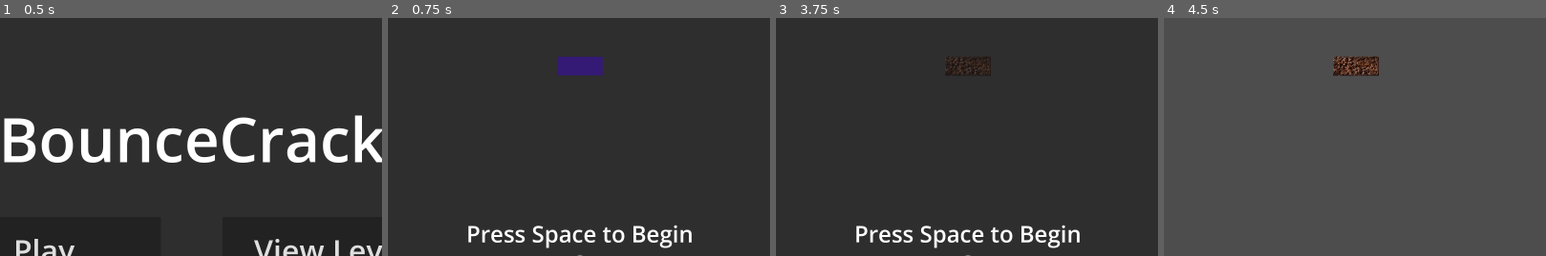
Above: before the commit, frames 1-4 (left to right).
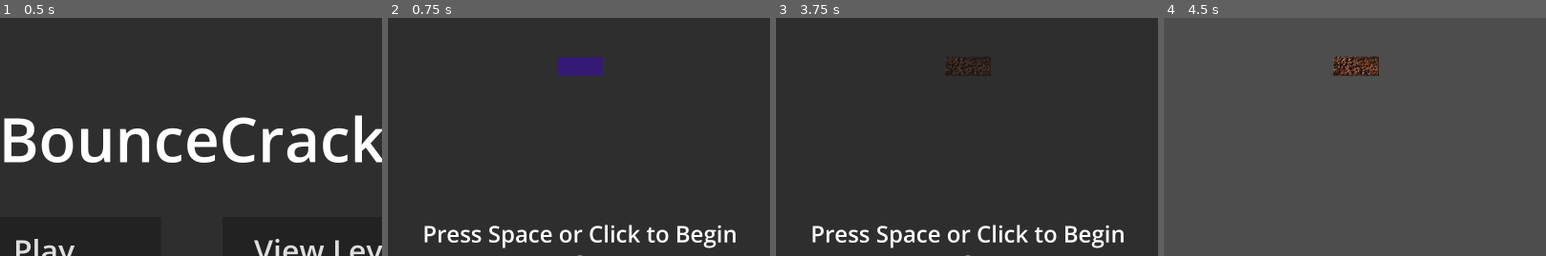
Above: after the commit, the same moments.

Repository: acmattson3/bounce-crack
Game: Godot game, scene res://menu/menu.tscn
Same seed, same stepped clock (60 frames per second), same inputs: the game is played once before the commit and once after it.
Inputs (mouse positions are % of the whole screen's width and height, from its top left):
- Up to frame 1 (0.5 s): no input
- Up to frame 2 (0.75 s): click "Play" at 0.5 s
- Up to frame 3 (3.75 s): click "Restart" at 1.25 s; click "Restart" at 2 s; click "Restart" at 2.75 s; click "Brownie Mode" at 3.5 s
- Up to frame 4 (4.5 s): tap Space (space) at 4.25, 4.35 s; move the mouse to (72, 45) at 4.27 s; hold Right (paddle_right) from 4.28 s (still down); click (72, 45) at 4.42 s
The pictures show only the part of the screen within x 25-75%, y 11-61%; the shares and areas given below are measured in that part.

Frame 1 is identical in both runs. In frame 2, 3.2% of the frame differs, in the area x 9-91%, y 86-97%; in frame 3, 3.2%; in frame 4, nothing differs.

Commit message:
Added touch support, walls.

Diff:
--- a/bouncecrack/levels/base_level.tscn
+++ b/bouncecrack/levels/base_level.tscn
@@ -21,6 +21,29 @@
 zoom = Vector2(0.5, 0.5)
 
 [node name="LevelWalls2D" type="StaticBody2D" parent="."]
+
+[node name="ColorRect" type="ColorRect" parent="LevelWalls2D"]
+custom_minimum_size = Vector2(0, 2000)
+offset_left = -1640.0
+offset_top = -1000.0
+offset_right = -1600.0
+offset_bottom = 1000.0
+color = Color(0, 0, 0, 1)
+
+[node name="ColorRect2" type="ColorRect" parent="LevelWalls2D"]
+custom_minimum_size = Vector2(0, 2000)
+offset_left = 1600.0
+offset_top = -1000.0
+offset_right = 1640.0
+offset_bottom = 1000.0
+color = Color(0, 0, 0, 1)
+
+[node name="ColorRect3" type="ColorRect" parent="LevelWalls2D"]
+offset_left = -1640.0
+offset_top = -1040.0
+offset_right = 1640.0
+offset_bottom = -1000.0
+color = Color(0, 0, 0, 1)
 
 [node name="CollisionShape2D" type="CollisionShape2D" parent="LevelWalls2D"]
 position = Vector2(1650, 0)
--- a/bouncecrack/pause/pause.gd
+++ b/bouncecrack/pause/pause.gd
@@ -14,6 +14,11 @@
 	if EventHandler.brownie_mode:
 		$VBoxContainer/HBoxContainer2/ToggleBrownies.set_pressed_no_signal(true)
 	get_tree().paused = true
+
+func _on_gui_input(event: InputEvent) -> void:
+	if event is InputEventMouseButton and event.pressed and visible:
+		get_tree().paused = false
+		hide()
 
 # Called every frame. 'delta' is the elapsed time since the previous frame.
 func _process(_delta: float) -> void:
--- a/bouncecrack/pause/pause.tscn
+++ b/bouncecrack/pause/pause.tscn
@@ -85,13 +85,14 @@
 layout_mode = 2
 size_flags_vertical = 3
 size_flags_stretch_ratio = 3.0
+mouse_filter = 1
 
 [node name="PressEnterLabel" type="Label" parent="VBoxContainer"]
 layout_mode = 2
 size_flags_vertical = 3
 size_flags_stretch_ratio = 2.0
 theme_override_font_sizes/font_size = 96
-text = "Press Space to Begin"
+text = "Press Space or Click to Begin"
 horizontal_alignment = 1
 vertical_alignment = 1
 
@@ -99,7 +100,9 @@
 layout_mode = 2
 size_flags_vertical = 3
 size_flags_stretch_ratio = 3.0
+mouse_filter = 1
 
+[connection signal="gui_input" from="." to="." method="_on_gui_input"]
 [connection signal="pressed" from="VBoxContainer/HBoxContainer/RestartLevel" to="." method="_on_restart_level_pressed"]
 [connection signal="pressed" from="VBoxContainer/HBoxContainer/ExitToMenuButton2" to="." method="_on_exit_to_menu_button_pressed"]
 [connection signal="toggled" from="VBoxContainer/HBoxContainer2/ToggleBrownies" to="." method="_on_toggle_brownies_toggled"]
--- a/bouncecrack/project.godot
+++ b/bouncecrack/project.godot
@@ -13,7 +13,7 @@
 config/name="BounceCrack"
 run/main_scene="res://menu/menu.tscn"
 config/features=PackedStringArray("4.4", "GL Compatibility")
-config/icon="res://icon.svg"
+config/icon="uid://dy5pmi4ap118i"
 
 [autoload]
 
@@ -34,27 +34,37 @@
 "deadzone": 0.5,
 "events": [Object(InputEventKey,"resource_local_to_scene":false,"resource_name":"","device":-1,"window_id":0,"alt_press …(195 unchanged characters)…
 , Object(InputEventKey,"resource_local_to_scene":false,"resource_name":"","device":-1,"window_id":0,"alt_pressed":false …(182 unchanged characters)…
+, Object(InputEventJoypadMotion,"resource_local_to_scene":false,"resource_name":"","device":-1,"axis":0,"axis_value":-1.0,"script":null)
 ]
 }
 paddle_right={
 "deadzone": 0.5,
 "events": [Object(InputEventKey,"resource_local_to_scene":false,"resource_name":"","device":-1,"window_id":0,"alt_press …(195 unchanged characters)…
 , Object(InputEventKey,"resource_local_to_scene":false,"resource_name":"","device":-1,"window_id":0,"alt_pressed":false …(183 unchanged characters)…
+, Object(InputEventJoypadMotion,"resource_local_to_scene":false,"resource_name":"","device":-1,"axis":0,"axis_value":1.0,"script":null)
 ]
 }
 enter={
 "deadzone": 0.5,
 "events": [Object(InputEventKey,"resource_local_to_scene":false,"resource_name":"","device":-1,"window_id":0,"alt_press …(195 unchanged characters)…
+, Object(InputEventJoypadButton,"resource_local_to_scene":false,"resource_name":"","device":-1,"button_index":0,"pressure":0.0,"pressed":false,"script":null)
 ]
 }
 escape={
 "deadzone": 0.5,
 "events": [Object(InputEventKey,"resource_local_to_scene":false,"resource_name":"","device":-1,"window_id":0,"alt_press …(195 unchanged characters)…
+, Object(InputEventJoypadButton,"resource_local_to_scene":false,"resource_name":"","device":-1,"button_index":6,"pressure":0.0,"pressed":false,"script":null)
 ]
 }
 space={
 "deadzone": 0.5,
 "events": [Object(InputEventKey,"resource_local_to_scene":false,"resource_name":"","device":-1,"window_id":0,"alt_press …(191 unchanged characters)…
+, Object(InputEventJoypadButton,"resource_local_to_scene":false,"resource_name":"","device":-1,"button_index":0,"pressure":0.0,"pressed":false,"script":null)
+]
+}
+click={
+"deadzone": 0.2,
+"events": [Object(InputEventMouseButton,"resource_local_to_scene":false,"resource_name":"","device":-1,"window_id":0,"alt_pressed":false,"shift_pressed":false,"ctrl_pressed":false,"meta_pressed":false,"button_mask":0,"position":Vector2(0, 0),"global_position":Vector2(0, 0),"factor":1.0,"button_index":1,"canceled":false,"pressed":false,"double_click":false,"script":null)
 ]
 }
 
@@ -67,3 +77,4 @@
 
 renderer/rendering_method="gl_compatibility"
 renderer/rendering_method.mobile="gl_compatibility"
+textures/vram_compression/import_etc2_astc=true
